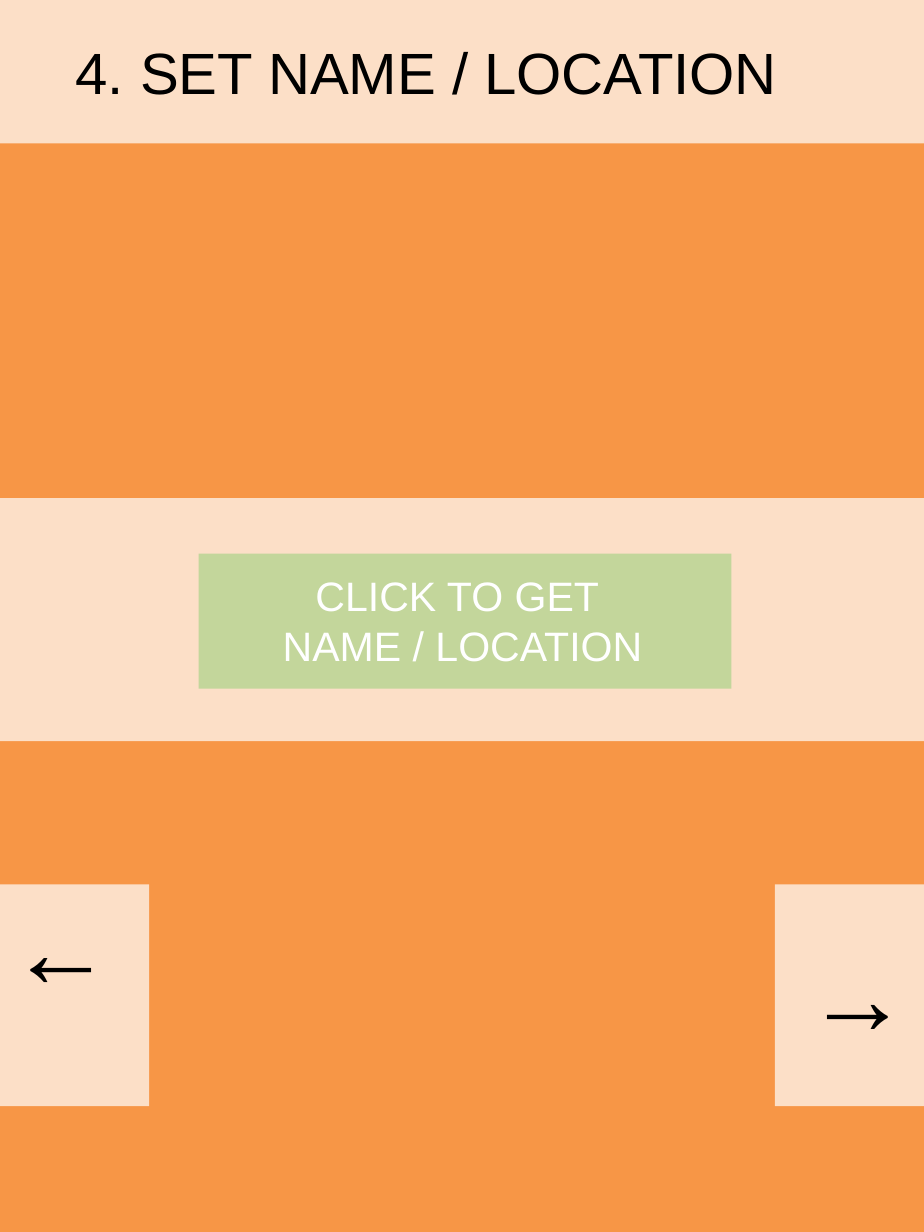
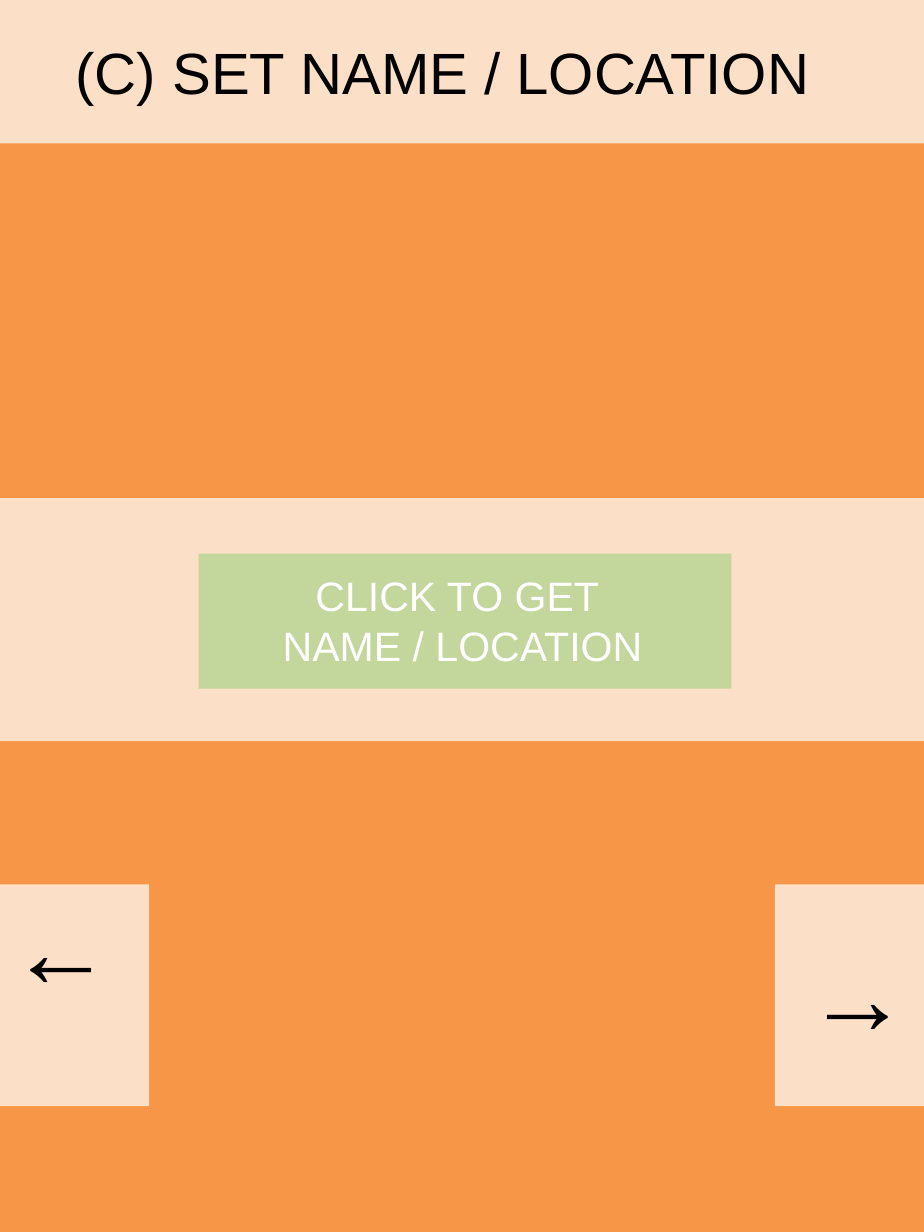
Before and after one commit to yobitechnologies/C3, a slide deck: slide 5 of Concept.pptx. Drawn at 924x1232 pixels with LibreOffice and Linux fonts; fonts in the diff are those of the drawing. Boxes give left, top, right and bottom in pixels: in the first picture for what was removed or moved away, otherwise in the second. Text is boxed around its words. In the diff, an @@ line names an element or a change of style, - is before the commit and + after.

```diff
--- a/Concept.pptx
+++ b/Concept.pptx
@@ text at bbox=[76, 52, 809, 105]: text changed @@
-4. SET NAME / LOCATION
+(C) SET NAME / LOCATION
```
Also in this commit, not shown: 13 other slides changed, 15 other files.
